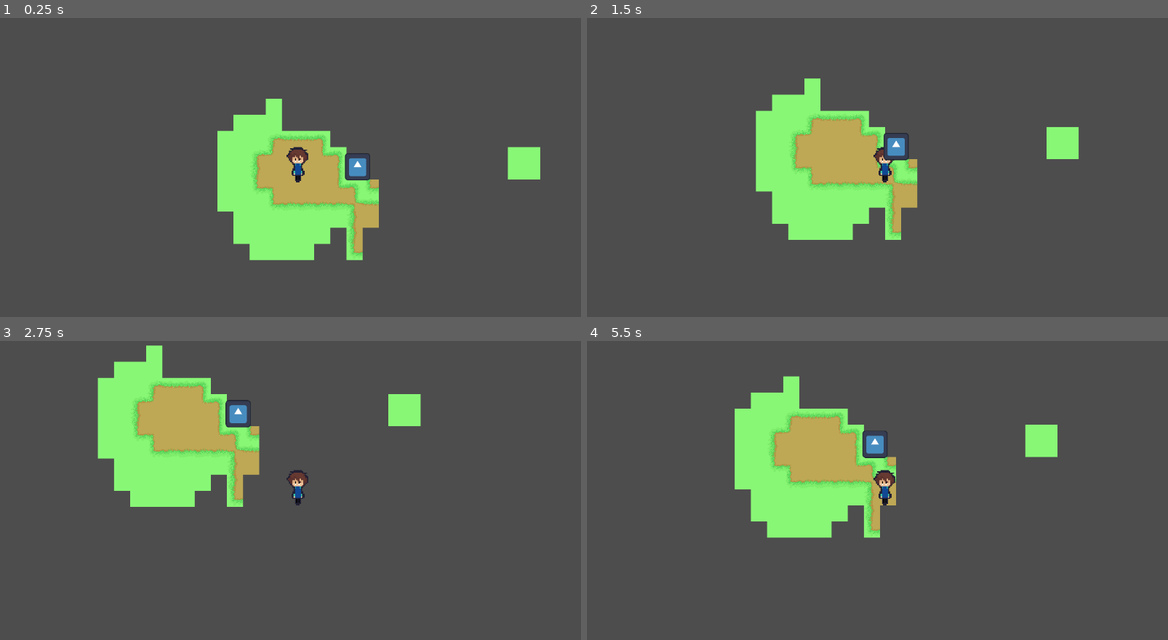
Above: before the commit, frames 1-4 (two rows, left to right).
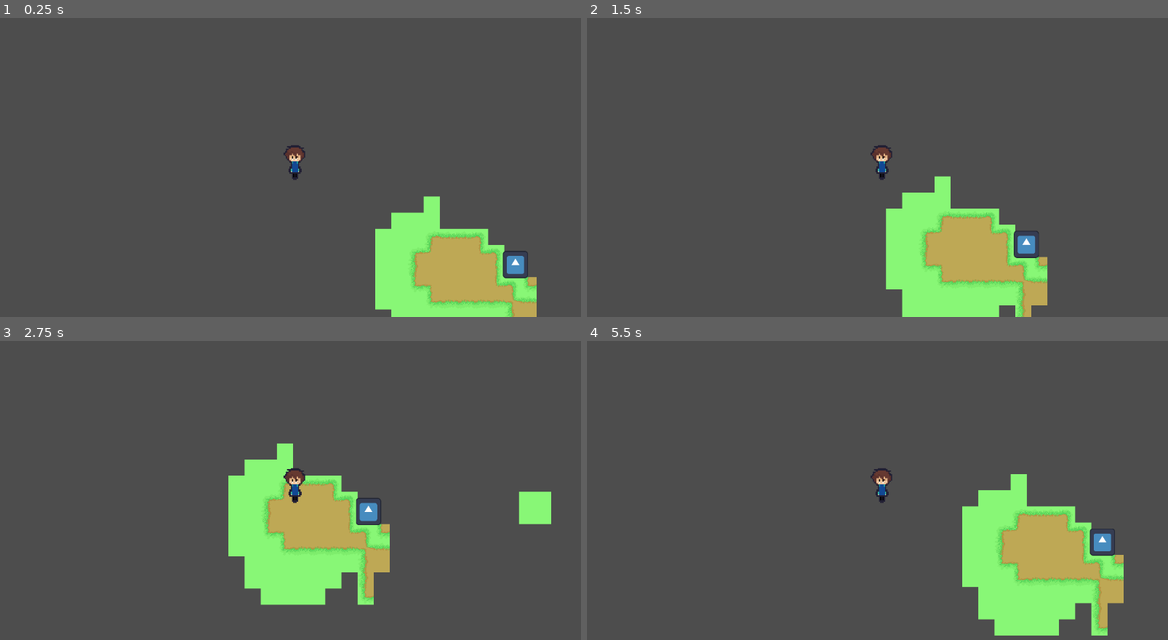
Above: after the commit, the same moments.

Repository: ShreeZilla78/soccer
Game: Godot game, scene res://Scenes/soccer.tscn
Same seed, same stepped clock (60 frames per second), same inputs: the game is played once before the commit and once after it. The engine's default icon, where the game draws it, is replaced by a stand-in: a white triangle on a blue panel in a dark square.
Inputs:
- Up to frame 1 (0.25 s): no input
- Up to frame 2 (1.5 s): tap Enter at 0.5 s; hold D (right) 0.53-1.28 s; hold S (down) from 1.28 s (still down)
- Up to frame 3 (2.75 s): release S (down) at 2.03 s; hold D (right) from 2.03 s (still down)
- Up to frame 4 (5.5 s): release D (right) at 2.78 s; hold W (up) 2.78-3.53 s; hold A (left) 3.53-5.03 s; hold S (down) from 5.03 s (still down)

The runs differ from the first frame. In frame 1, 19% of the frame differs, in the area x 37-93%, y 27-100%; in frame 2, 20%; in frame 3, 22%, in the area x 16-95%, y 1-89%; in frame 4, 21%.

Commit message:
Added most enemy basic code and should change to Enums later for better workflow and easier/smoother transitons

Diff:
--- a/Scenes/enemy.tscn
+++ b/Scenes/enemy.tscn
@@ -1,10 +1,17 @@
 [gd_scene format=3 uid="uid://dufr0wpe0pwxg"]
 
+[ext_resource type="Script" uid="uid://t5ln1175jr43" path="res://Scripts/enemy.gd" id="1_1f0kj"]
 [ext_resource type="Texture2D" uid="uid://d0wufpmvvqvjv" path="res://icon.svg" id="1_7k104"]
 
 [sub_resource type="RectangleShape2D" id="RectangleShape2D_4gyqm"]
 
+[sub_resource type="CircleShape2D" id="CircleShape2D_afpow"]
+radius = 157.27682
+
 [node name="Enemy" type="CharacterBody2D" unique_id=1040112045]
+collision_layer = 2
+collision_mask = 0
+script = ExtResource("1_1f0kj")
 
 [node name="hitbox" type="CollisionShape2D" parent="." unique_id=1169096430]
 scale = Vector2(1.5, 1.5)
@@ -14,3 +21,11 @@
 position = Vector2(1, -2)
 scale = Vector2(0.390625, 0.421875)
 texture = ExtResource("1_7k104")
+
+[node name="Wander" type="Area2D" parent="." unique_id=350221459]
+
+[node name="CollisionShape2D" type="CollisionShape2D" parent="Wander" unique_id=504159243]
+shape = SubResource("CircleShape2D_afpow")
+
+[connection signal="body_entered" from="Wander" to="." method="_on_wander_body_entered"]
+[connection signal="body_exited" from="Wander" to="." method="_on_wander_body_exited"]
--- /dev/null
+++ b/Scenes/healthbar.tscn
@@ -0,0 +1,18 @@
+[gd_scene format=3 uid="uid://tqqh5nethot3"]
+
+[ext_resource type="Texture2D" uid="uid://dwl7ybs5e6nro" path="res://Assets/HealthbarDead.png" id="1_1v5t1"]
+[ext_resource type="Texture2D" uid="uid://8ucd752ikcqq" path="res://Assets/Healthbar.png" id="2_bngtt"]
+
+[node name="Healthbar" type="Node2D" unique_id=680834237]
+
+[node name="HealthbarDead" type="Sprite2D" parent="." unique_id=1820684429]
+texture_filter = 1
+texture = ExtResource("1_1v5t1")
+centered = false
+
+[node name="Healthbar" type="Sprite2D" parent="." unique_id=1455308133]
+texture_filter = 1
+texture = ExtResource("2_bngtt")
+centered = false
+region_enabled = true
+region_rect = Rect2(0, 0, 21, 4)
--- a/Scenes/player.tscn
+++ b/Scenes/player.tscn
@@ -6,19 +6,27 @@
 [sub_resource type="RectangleShape2D" id="RectangleShape2D_onrkg"]
 size = Vector2(12, 43)
 
+[sub_resource type="RectangleShape2D" id="RectangleShape2D_cvnsp"]
+size = Vector2(12, 31)
+
 [node name="Player" type="CharacterBody2D" unique_id=663727685]
 slide_on_ceiling = false
 script = ExtResource("1_4flbx")
 
 [node name="Sprite2D" type="Sprite2D" parent="." unique_id=466823239]
 texture_filter = 1
-position = Vector2(319, 198.0625)
 scale = Vector2(2.3749998, 2.4960945)
 texture = ExtResource("2_i3pqv")
 
 [node name="CollisionShape2D" type="CollisionShape2D" parent="." unique_id=288271390]
-position = Vector2(318, 207.5)
+position = Vector2(-2, 0)
 shape = SubResource("RectangleShape2D_onrkg")
 
 [node name="Camera2D" type="Camera2D" parent="." unique_id=174885439]
-position = Vector2(303, 174)
+position = Vector2(-10, -20)
+
+[node name="Hitbox" type="Area2D" parent="." unique_id=228248621]
+
+[node name="CollisionShape2D" type="CollisionShape2D" parent="Hitbox" unique_id=584257440]
+position = Vector2(0, 5.5)
+shape = SubResource("RectangleShape2D_cvnsp")
--- a/Scripts/enemy.gd
+++ b/Scripts/enemy.gd
@@ -1,10 +1,54 @@
 extends CharacterBody2D
 
 
-const SPEED = 300.0
+const SPEED = 100.0
+const KNOCKBACK_FORCE = 50.0
 
+var target = null
+var health = 20
+var is_dead = false
+
+@onready var health_bar: Node2D = $HealthBar
 
 
 func _physics_process(delta: float) -> void:
+	if is_dead and target:
+		_attack(delta)
 
-	move_and_slide()
+func _attack(delta: float) -> void:
+
+	var direction = (target.position - position).normalized()
+	position += direction * SPEED * delta
+
+
+func take_damage(amount: int) -> void:
+	health -= amount
+	health_bar.update_health_bar(health)
+	if health <= 0:
+		_die()
+	else:
+		print(health)
+		#knockback
+		var knockback_direction = (position - target.position).normalized()
+		var target_position = position + knockback_direction * KNOCKBACK_FORCE
+
+		var tween = create_tween()
+		tween.set_ease(Tween.EASE_OUT)
+		tween.set_trans(Tween.TRANS_CUBIC)
+		tween.tween_property(self, "position", target_position, 0.1)
+
+func _die() -> void:
+	is_dead = true
+	#disable collision
+	$hitbox.set_deferred("disabled", true)
+	$Wander/CollisionShape2D.set_deferred("disabled", true)
+
+func _on_wander_body_entered(body: Node2D) -> void:
+
+	if body.name == "Player":
+		target = body
+
+
+func _on_wander_body_exited(body: Node2D) -> void:
+	if body.name == "Player":
+		target = null
--- /dev/null
+++ b/Scripts/healthbar.gd
@@ -0,0 +1,12 @@
+extends Node2D
+
+
+# Called when the node enters the scene tree for the first time.
+@onready var health_bar: Sprite2D = $HealthBar
+@onready var default_width = health_bar.region_rect.size.x
+@onready var default_height = health_bar.region_rect.size.y
+
+func update_health_bar(new_health: int) -> void:
+	#resize the health bar
+	var new_width = (new_health / 20.0) * default_width
+	health_bar.region_rect = Rect2(0,0, new_width, default_height)
Binary file added: Assets/Healthbar.png
Not shown, added: Assets/Healthbar.png.import
Binary file added: Assets/HealthbarDead.png
Not shown, added: Assets/HealthbarDead.png.import
Not shown, added: Scripts/healthbar.gd.uid
